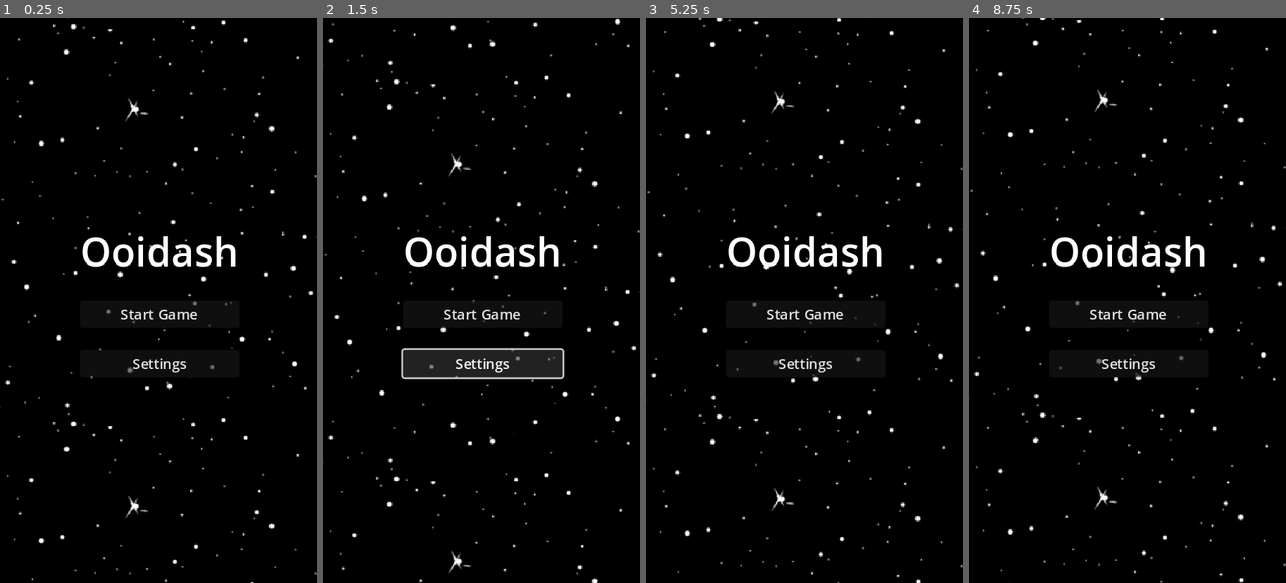
Above: before the commit, frames 1-4 (left to right).
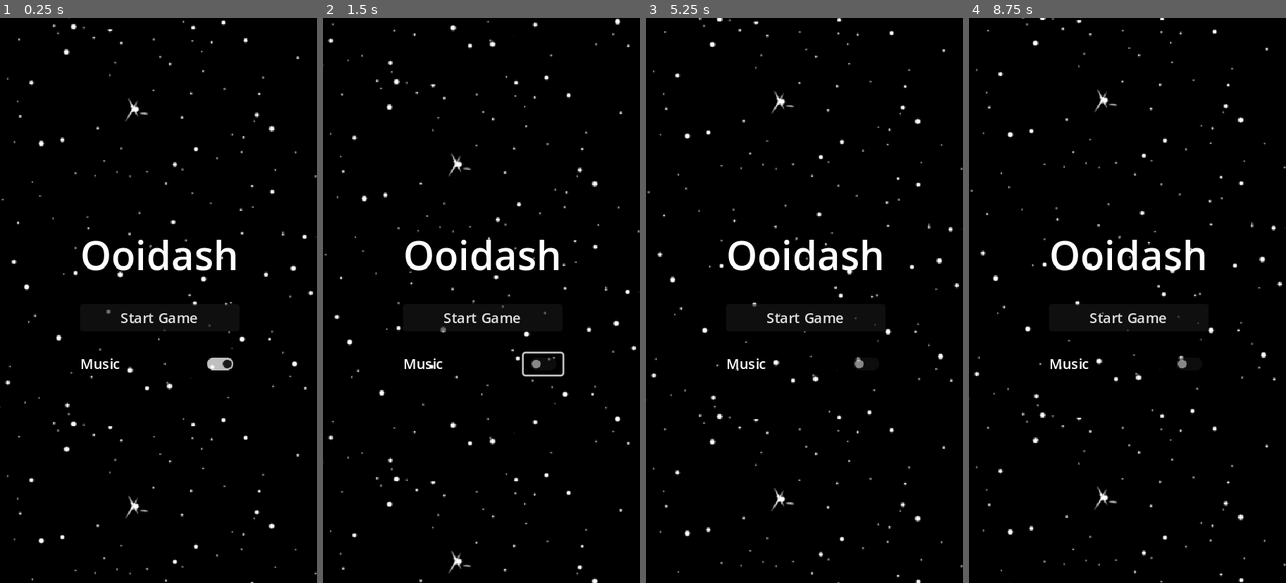
Above: after the commit, the same moments.

Repository: scarbone98/Ooidash-web-remake
Game: Godot game, scene res://main_menu.tscn
The game is run twice, just before and just after one commit, with the same random seed, the same clock (stepped at 60 frames per second) and the same inputs.
Inputs (mouse positions are in pixels of both pictures, inside the frame that each line leads up to):
- Up to frame 1 (0.25 s): no input
- Up to frame 2 (1.5 s): click (481, 362) at 0.5 s, where only the run before the commit has a clickable "Settings"; click (541, 362) at 1.27 s
- Up to frame 3 (5.25 s): click "Start Game" at 2 s; move the mouse to (874, 272) at 2.77 s; hold Right (move_right) 2.78-3.53 s; click (874, 272) at 2.85 s; move the mouse to (741, 328) at 3.52 s; hold Left (move_left) 3.53-4.28 s; click (741, 328) at 3.6 s; move the mouse to (836, 176) at 4.27 s; hold Right (move_right) from 4.28 s (still down); click (836, 176) at 4.35 s; move the mouse to (788, 413) at 5.02 s; click (788, 413) at 5.1 s
- Up to frame 4 (8.75 s): release Right (move_right) at 5.75 s; click "Start Game" at 5.75 s; move the mouse to (1222, 385) at 6.52 s; hold Left (move_left) from 6.53 s (still down); click (1222, 385) at 6.6 s; move the mouse to (1032, 215) at 7.27 s; click (1032, 215) at 7.35 s; move the mouse to (1143, 300) at 8.02 s; click (1143, 300) at 8.1 s

The runs differ from the first frame. In frame 1, 1.7% of the frame differs, in the area x 25-75%, y 38-64%; in frame 2, 3.9%, in the area x 24-77%, y 38-64%; in frame 3, 1.6%; in frame 4, 1.6%.

Commit message:
Add music toggle to menu

Diff:
--- a/main_menu.tscn
+++ b/main_menu.tscn
@@ -52,8 +52,18 @@
 layout_mode = 2
 text = "Start Game"
 
-[node name="SettingsButton" type="Button" parent="VBoxContainer"]
+[node name="MusicRow" type="HBoxContainer" parent="VBoxContainer"]
 layout_mode = 2
-text = "Settings"
+theme_override_constants/separation = 20
+
+[node name="MusicLabel" type="Label" parent="VBoxContainer/MusicRow"]
+layout_mode = 2
+text = "Music"
+
+[node name="MusicToggle" type="CheckButton" parent="VBoxContainer/MusicRow"]
+layout_mode = 2
+size_flags_horizontal = 10
+button_pressed = true
 
 [connection signal="button_down" from="VBoxContainer/StartButton" to="." method="_on_start_button_button_down"]
+[connection signal="toggled" from="VBoxContainer/MusicRow/MusicToggle" to="." method="_on_music_toggle_toggled"]
--- a/scripts/main_menu.gd
+++ b/scripts/main_menu.gd
@@ -1,17 +1,40 @@
 extends Control
 
+const SETTINGS_PATH := "user://settings.cfg"
+
 var main_scene: PackedScene = preload("res://main_scene.tscn")
+var music_enabled := true
 
-# Called when the node enters the scene tree for the first time.
+@onready var music_toggle: CheckButton = $VBoxContainer/MusicRow/MusicToggle
+
 func _ready() -> void:
-	pass # Replace with function body.
+	_load_settings()
+	music_toggle.set_pressed_no_signal(music_enabled)
+	_apply_music_setting()
 
 
-# Called every frame. 'delta' is the elapsed time since the previous frame.
-func _process(delta: float) -> void:
-	pass
+func _load_settings() -> void:
+	var config = ConfigFile.new()
+	var error = config.load(SETTINGS_PATH)
+	if error == OK:
+		music_enabled = config.get_value("audio", "music_enabled", true)
 
 
+func _save_settings() -> void:
+	var config = ConfigFile.new()
+	config.set_value("audio", "music_enabled", music_enabled)
+	config.save(SETTINGS_PATH)
+
+
+func _apply_music_setting() -> void:
+	var master_bus = AudioServer.get_bus_index("Master")
+	AudioServer.set_bus_mute(master_bus, not music_enabled)
 
 func _on_start_button_button_down() -> void:
 	get_tree().change_scene_to_packed(main_scene)
+
+
+func _on_music_toggle_toggled(toggled_on: bool) -> void:
+	music_enabled = toggled_on
+	_apply_music_setting()
+	_save_settings()
Not shown, changed: build/Ooidash.html
Not shown, changed: build/Ooidash.pck
Not shown, changed: build/Ooidash.service.worker.js
